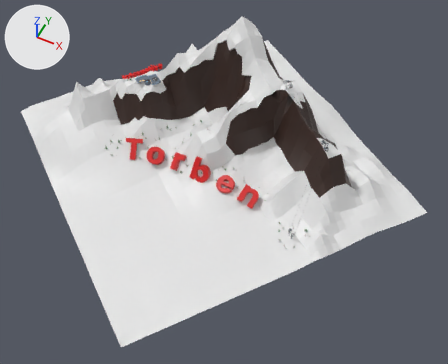
What one commit did to the glTF model portfolio/models/mountain_merged.glb.
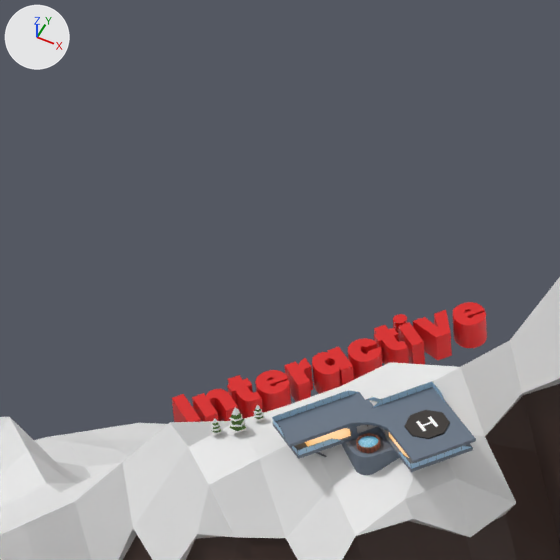
Each version is shown whole from a 50 mm lens placed at (73.3, -135.5, 164.5), pointed at (12.0, -12.9, 11.2), then close up on the part from 22% to 38% of the width and 7% to 27% of the height. Every picture has the same lights, and +X, +Y and +Z are marked at upper left. Where no turn or scale is listed for an object, it has been applied to the vertices. Vertices at the same position are counted once.

Objects in the first close-up: 'Mountain', 'Text', 'house'.
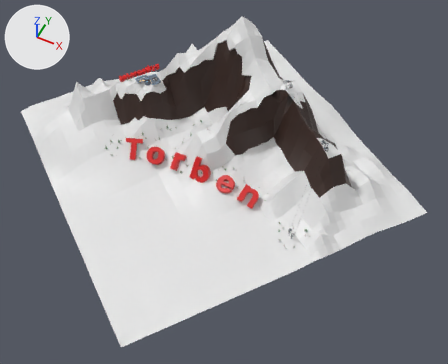
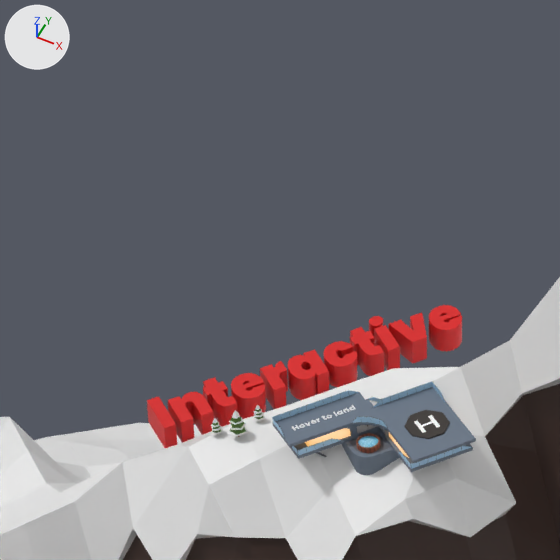
Where the change shows, as pixel boxes (x1, y1, x2, y2) in the close-ups (560 x 560 px; the box of a moved part takes in the faces that stretch with it):
```json
{"object": "Text", "change": "moved, turned", "before": [172, 302, 487, 422], "after": [147, 305, 462, 448]}
{"object": "Text.002", "change": "added", "after": [292, 405, 356, 431]}
{"part": 1, "of": "me_plane_005", "change": "moved or reshaped", "before": [0, 277, 560, 560], "after": [0, 277, 560, 560]}
```

Scene script edits in JSON lines:
```json
{"block": "me_plane_005", "where": "me_plane_005.from_pydata(...)  # 2132 vertices, 4086 faces; spans x -75.0..75.0, y -75.0..75.0, z 0.0..45.0"}
{"block": "me_plane_005", "where": "# used by ob_mountain; location = (0.0, 0.0, 3.82)"}
{"block": "me_plane_005", "change": "me_plane_005 part 1: 194 of 2132 vertices moved; they spanned x -39.0..52.0, y -7.0..36.0, z 4.0..40.0 and now span x -50.0..52.0, y -71.0..36.0, z 0.0..40.0; mean shift (-2.0, -3.0, 0.0); largest move (51.0, 2.0, 9.0) -> (5.0, -71.0, 0.0)"}
{"op": "add", "block": "me_text_003", "code": ["me_text_003 = bpy.data.meshes.new('Text.003')", "me_text_003.from_pydata(...)  # 1306 vertices, 2588 faces; spans x -0.24..1.66, y 0.02..2.71, z 0.0..0.02", "me_text_003.materials.append(mat_snow)  # white #e7e7e7"]}
{"op": "set", "path": "ob_text.location", "old": "(-35.48, 3.12, 24.33)", "new": "(-36.37, 2.37, 24.36)"}
{"op": "set", "path": "ob_text.rotation_euler", "old": "(0.0934, 0.0, 0.99)", "new": "(0.186, 0.0, 0.99)", "note": "degrees (5.4, 0, 57) -> degrees (11, 0, 57)"}
{"op": "add", "block": "ob_text_002", "code": ["ob_text_002 = bpy.data.objects.new('Text.002', me_text_003)", "ob_text_002.location = (-28.34, 1.56, 28.97)"]}
```
